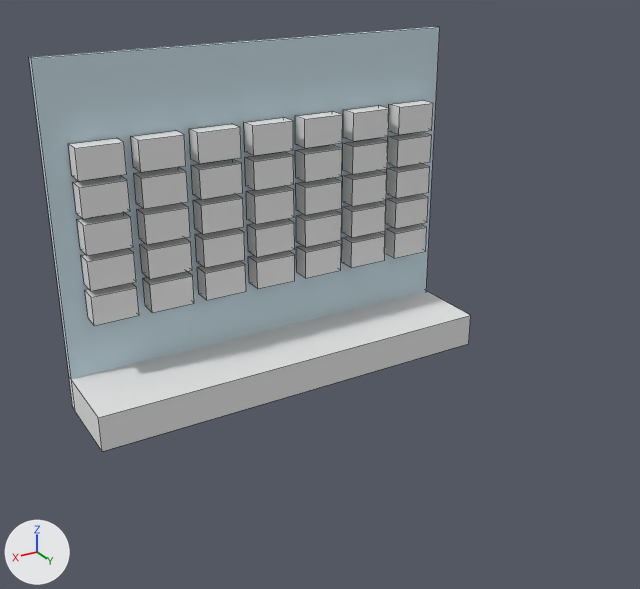
The Blender file theroom/excersizes/souvenirbutik/reol5.blend as it was, and as the next commit left it.
The view is the same before and after, from a 50 mm camera at (4.46, 8.29, 5.04) aimed at (0.18, 1.17, 1.48). The lights are fixed; the arrows at lower left show +X, +Y and +Z. Mesh edges are drawn as thin lines.
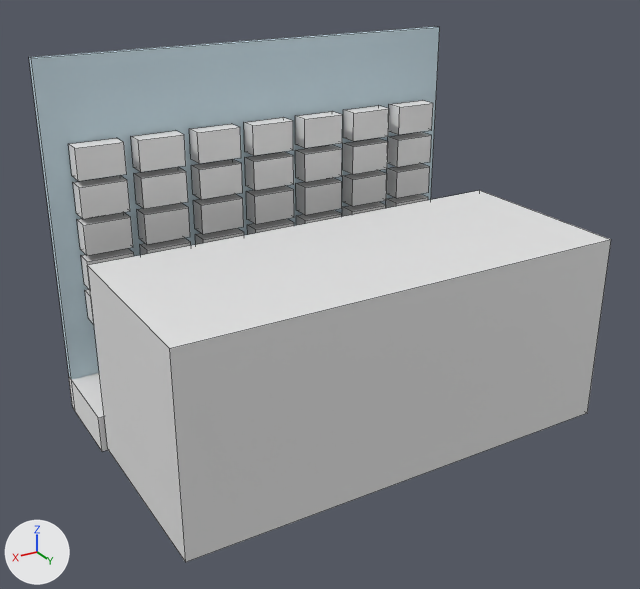
Changed parts and their boxes [x1, y1, x2, y2] in the pictures (640 x 589 px):
'front.zone', added: after [87, 190, 611, 562]
'Cube.004', unchanged, covered by the edit: before [69, 291, 471, 451]; after [69, 373, 108, 451]

The change, as a list of edits to the scene's bpy script:
```text
Add me_cube_001:
    me_cube_001.from_pydata(...)  # a box spanning x -1.0..1.0, y -1.0..1.0, z -1.0..1.0
Add ob_front_zone:
    ob_front_zone = bpy.data.objects.new('front.zone', me_cube_001)
    ob_front_zone.location = (0.0, 1.6, 1.04)
    ob_front_zone.scale = (2.35, 1.0, 1.0)
```
